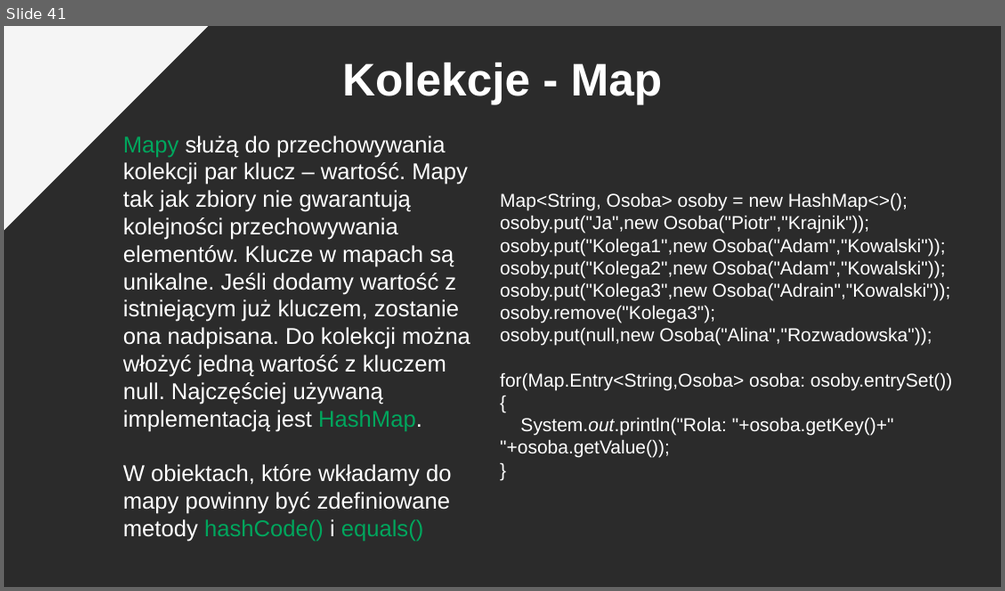
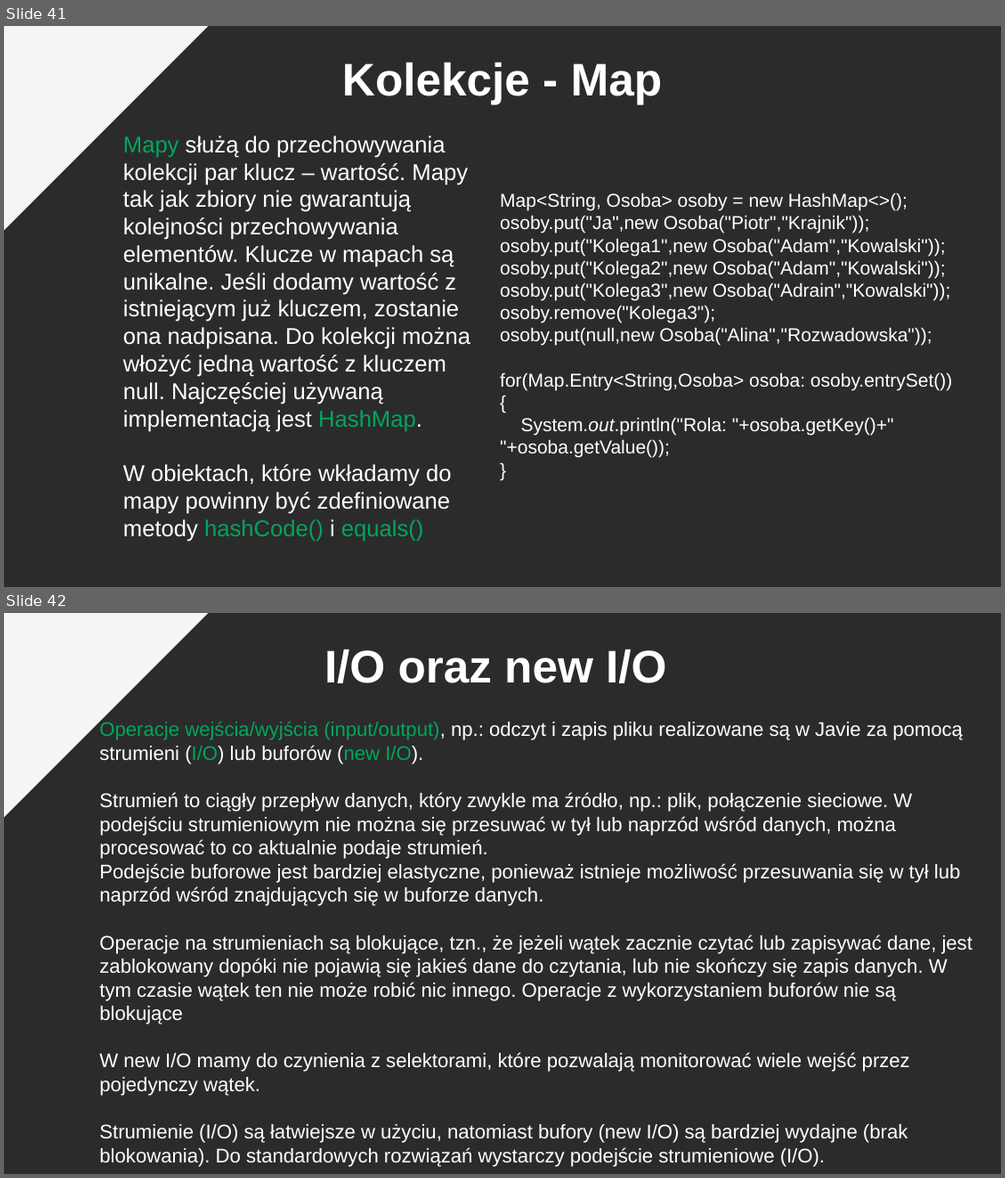
Before and after one commit to pkrajnik/WprowadzenieDoJava4Zajecia, a slide deck: WprowadzenieDoJezykaJAVA_v2_PiotrKrajnik.pptx. Shown one above the other, each under a label of ours: slide 41 before the commit, slides 41 and 42 after it. The pictures are 1005x591 and 1005x1178 pixels, drawn with LibreOffice and Linux fonts; fonts in the diff are those of the drawing; background and template pictures are left out; a plain dark background stands for a picture behind light text. Boxes give left, top, right and bottom in pixels: in the first picture for what was removed or moved away, otherwise in the second. Text is boxed around its words. In the diff, an @@ line names an element or a change of style, - is before the commit and + after.

```diff
--- a/WprowadzenieDoJezykaJAVA_v2_PiotrKrajnik.pptx
+++ b/WprowadzenieDoJezykaJAVA_v2_PiotrKrajnik.pptx
@@ slide 42 added at <box>4,613,1001,1174</box>, background picture (left out); not listed: 1 template element that a slide beside it also shows @@
@@ text added at <box>324,649,666,683</box>, 44 pt, text #FFFFFF, bold @@
+I/O oraz new I/O
@@ text added at <box>99,721,972,1143</box>, 19 pt, text #FFFFFF @@
+Operacje wejścia/wyjścia (input/output), np.: odczyt i zapis pliku realizowane są w Javie za pomocą strumieni (I/O) lub buforów (new I/O).
+Strumień to ciągły przepływ danych, który zwykle ma źródło, np.: plik, połączenie sieciowe. W podejściu strumieniowym nie można się przesuwać w tył lub naprzód wśród danych, można procesować to co aktualnie podaje strumień.
+Podejście buforowe jest bardziej elastyczne, ponieważ istnieje możliwość przesuwania się w tył lub naprzód wśród znajdujących się w buforze danych.
+Operacje na strumieniach są blokujące, tzn., że jeżeli wątek zacznie czytać lub zapisywać dane, jest zablokowany dopóki nie pojawią się jakieś dane do czytania, lub nie skończy się zapis danych. W tym czasie wątek ten nie może robić nic innego. Operacje z wykorzystaniem buforów nie są blokujące
+W new I/O mamy do czynienia z selektorami, które pozwalają monitorować wiele wejść przez pojedynczy wątek.
+Strumienie (I/O) są łatwiejsze w użyciu, natomiast bufory (new I/O) są bardziej wydajne (brak blokowania). Do standardowych rozwiązań wystarczy podejście strumieniowe (I/O).
```
Also in this commit, not shown: 1 slide changed.
